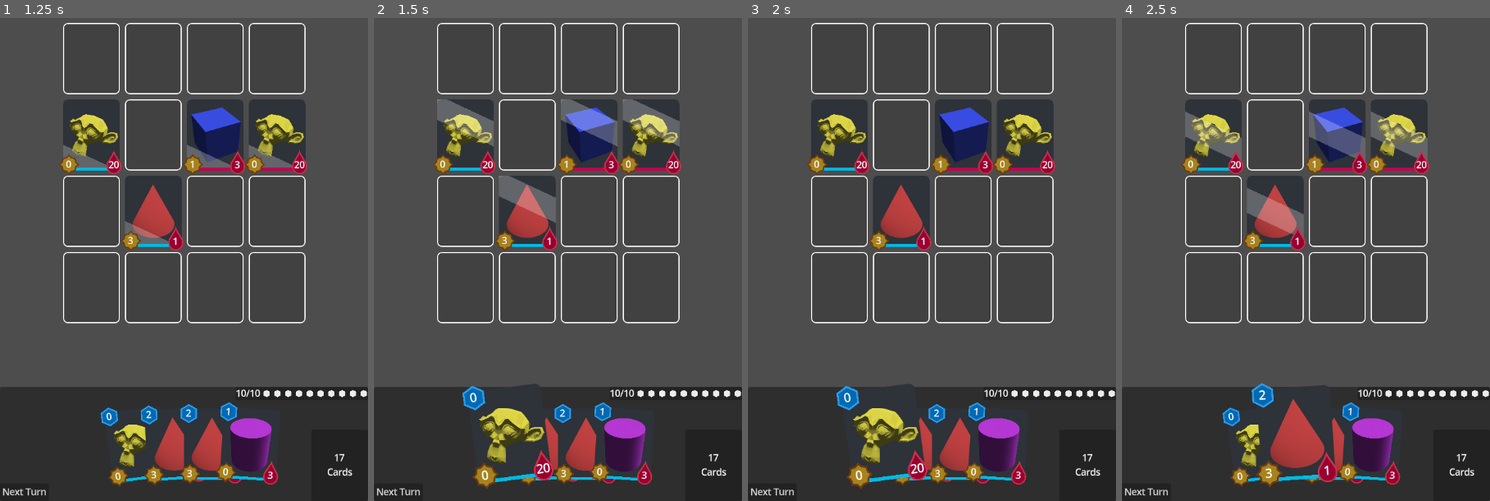
Above: before the commit, frames 1-4 (left to right).
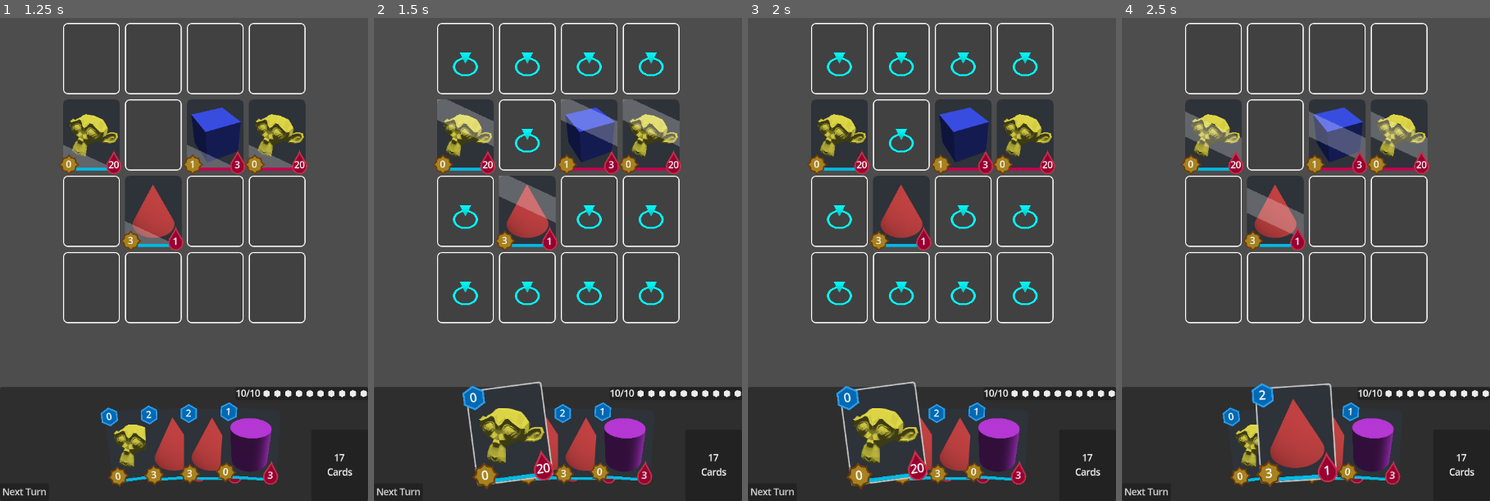
Above: after the commit, the same moments.

Repository: Holy-Person/CardBattler
Game: Godot game, scene res://scenes/battle.tscn
Two runs of this game, one before a commit and one after it. Both use one fixed random seed, a clock stepped at 60 frames per second and the inputs below.
Inputs (mouse positions are in pixels of both pictures, inside the frame that each line leads up to):
- Up to frame 1 (1.25 s): click (92, 56) at 0.52 s
- Up to frame 2 (1.5 s): click (510, 443) at 1.27 s
- Up to frame 3 (2 s): no input
- Up to frame 4 (2.5 s): click (1294, 443) at 2.02 s

Frame 1 is identical in both runs. In frame 2, 1.7% of the frame differs, in the area x 21-79%, y 7-97%; in frame 3, 1.7%; in frame 4, 0.3%.

Commit message:
King Deploy Highlights
Going to need to save the king position to do other deploy highlights.
No actual deployment yet, going to need to decide on how to work with this.

Diff:
--- a/card_hand.gd
+++ b/card_hand.gd
@@ -1,4 +1,4 @@
-extends Control
+extends Button
 
 class_name CardHand
 
@@ -8,6 +8,7 @@
 
 @export var card_base : CardBase
 
+var hovered : bool = false
 var index : int
 
 
@@ -19,17 +20,30 @@
 
 
 
+func _on_mouse_entered() -> void:
+	hovered = true
+	_highlight()
+
+func _on_mouse_exited() -> void:
+	hovered = false
+	if button_pressed: return
+	_highlight(false)
+
+func _on_toggled(state : bool) -> void:
+	if state || hovered: return
+	_highlight(false)
+
+
+
 var tween : Tween
-func _on_mouse_entered() -> void:
+func _highlight(state : bool = true) -> void:
 	if tween: tween.kill()
 	tween = get_tree().create_tween()
-	tween.tween_property(self, "scale", Vector2(1.3, 1.3), 0.075)
-	move_to_front()
-	z_index = 5
-
-func _on_mouse_exited() -> void:
-	if tween: tween.kill()
-	tween = get_tree().create_tween()
-	tween.tween_property(self, "scale", Vector2(1, 1), 0.075)
-	get_parent().move_child(self, index)
-	z_index = 0
+	if state:
+		tween.tween_property(self, "scale", Vector2(1.3, 1.3), 0.075)
+		move_to_front()
+		z_index = 5
+	else:
+		tween.tween_property(self, "scale", Vector2(1, 1), 0.075)
+		get_parent().move_child(self, index)
+		z_index = 0
--- a/components/card_hand.tscn
+++ b/components/card_hand.tscn
@@ -3,9 +3,8 @@
 [ext_resource type="Script" path="res://card_hand.gd" id="1_rsy11"]
 [ext_resource type="PackedScene" uid="uid://bvynj1e32wykt" path="res://components/card_visual.tscn" id="2_4ayqm"]
 
-[node name="CardHand" type="Control"]
+[node name="CardHand" type="Button"]
 custom_minimum_size = Vector2(100, 125)
-layout_mode = 3
 anchors_preset = 8
 anchor_left = 0.5
 anchor_top = 0.5
@@ -18,6 +17,8 @@
 grow_horizontal = 2
 grow_vertical = 2
 pivot_offset = Vector2(50, 125)
+toggle_mode = true
+flat = true
 script = ExtResource("1_rsy11")
 
 [node name="CardVisual" parent="." instance=ExtResource("2_4ayqm")]
@@ -25,3 +26,4 @@
 
 [connection signal="mouse_entered" from="." to="." method="_on_mouse_entered"]
 [connection signal="mouse_exited" from="." to="." method="_on_mouse_exited"]
+[connection signal="toggled" from="." to="." method="_on_toggled"]
--- a/components/field_panel.gd
+++ b/components/field_panel.gd
@@ -13,7 +13,8 @@
 	NONE,
 	CARD,
 	MOVE,
-	ATTACK
+	ATTACK,
+	DEPLOY
 }
 
 func has_card() -> bool:
@@ -29,6 +30,8 @@
 
 
 func get_type() -> PanelType:
+	if highlight.type == Highlight.HighlightType.DEPLOY:
+		return PanelType.DEPLOY
 	if highlight.type == Highlight.HighlightType.MOVE:
 		return PanelType.MOVE
 	elif highlight.type == Highlight.HighlightType.ATTACK:
--- a/components/hand.gd
+++ b/components/hand.gd
@@ -4,14 +4,17 @@
 
 
 
+@onready var field : Field = $"../../Field"
 @onready var card_root : Control = $CardRoot
 
 var deck : Array[CardBase]
 
 var card_hand = load("res://components/card_hand.tscn")
+var card_group : ButtonGroup = ButtonGroup.new()
 
 
 func _ready() -> void:
+	card_group.set_allow_unpress(true)
 	for i in 20: deck.append(CardBuilder.get_random_card()) # For testing.
 	draw_king()
 	for i in 3:
@@ -23,6 +26,8 @@
 	var card : CardHand = card_hand.instantiate()
 	card.card_base = card_data
 	card_root.add_child(card)
+	card.button_group = card_group
+	card.toggled.connect(select_card.bind(card))
 	update_hand_visual()
 
 func draw_card() -> void:
@@ -30,10 +35,19 @@
 	var card : CardHand = card_hand.instantiate()
 	card.card_base = card_data
 	card_root.add_child(card)
+	card.button_group = card_group
+	card.toggled.connect(select_card.bind(card))
 	update_hand_visual()
 
 #func place_card_on_field(card : CardActive) -> void:
 #	hand.erase(card)
+
+func select_card(state : bool, card : CardHand) -> void:
+	if !state:
+		field.clear_highlights()
+		return
+
+	field.highlight_from_hand(card.card_base.id)
 
 func update_hand_visual() -> void:
 	for child in card_root.get_children():
--- a/components/highlight.gd
+++ b/components/highlight.gd
@@ -7,7 +7,8 @@
 enum HighlightType {
 	NONE,
 	MOVE,
-	ATTACK
+	ATTACK,
+	DEPLOY
 }
 
 var type : int = 0 :
@@ -16,7 +17,7 @@
 		match val:
 			HighlightType.NONE:
 				hide()
-			HighlightType.MOVE:
+			HighlightType.MOVE, HighlightType.DEPLOY:
 				modulate = Color.CYAN
 				show()
 			HighlightType.ATTACK:
--- a/core/cardbuilder.gd
+++ b/core/cardbuilder.gd
@@ -37,6 +37,7 @@
 
 func _get_card_from_id(id : String) -> CardBase:
 	var card_base = CardBase.new()
+	card_base.id = id
 	var data : Dictionary = card_data[id]
 	for field in data:
 		match field:
--- a/resources/card_base.gd
+++ b/resources/card_base.gd
@@ -4,9 +4,14 @@
 
 
 
+@export var id : String
 @export var name : String
+
 @export var image : Texture
 @export var tint : Color = Color.WHITE
+
 @export var health_points : int = 0
 @export var attack_points : int = 0
 @export var cost : int = 0
+
+@export var type : String = ''
--- a/scenes/field.gd
+++ b/scenes/field.gd
@@ -93,6 +93,11 @@
 			selected_card.has_attacked = true
 			attack_card_at(selected_card, pos)
 			select_card(null)
+		FieldPanel.PanelType.DEPLOY:
+			# Might need to migrate the paneltype into a fieldtype/paneltype system next time.
+			# - Otherwise cards can still be selected while deploying a card.
+			# - Other solution could be to make selecting a card clear any focus in the hand as well.
+			pass
 
 
 
@@ -107,6 +112,20 @@
 	for card in cards:
 		card.has_moved = false
 		card.has_attacked = false
+
+
+
+func highlight_from_hand(id : String) -> void:
+	for i in field_size * field_size:
+		@warning_ignore("integer_division")
+		var pos : Vector2i = Vector2i( i % field_size, i / field_size )
+		var card_base : CardBase = CardBuilder.get_card(id)
+		match card_base.type:
+			"king":
+				if field_list[pos.y][pos.x].has_card(): continue
+				field_list[pos.y][pos.x].set_highlight(Highlight.HighlightType.DEPLOY)
+
+
 
 func highlight_from_card(card : CardActive) -> void:
 	for i in field_size * field_size:
